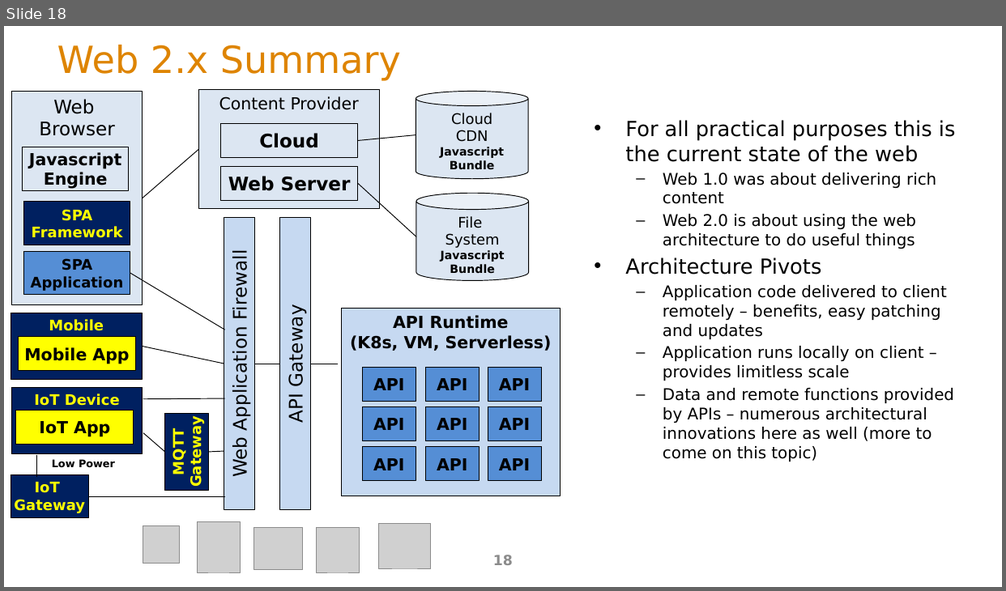
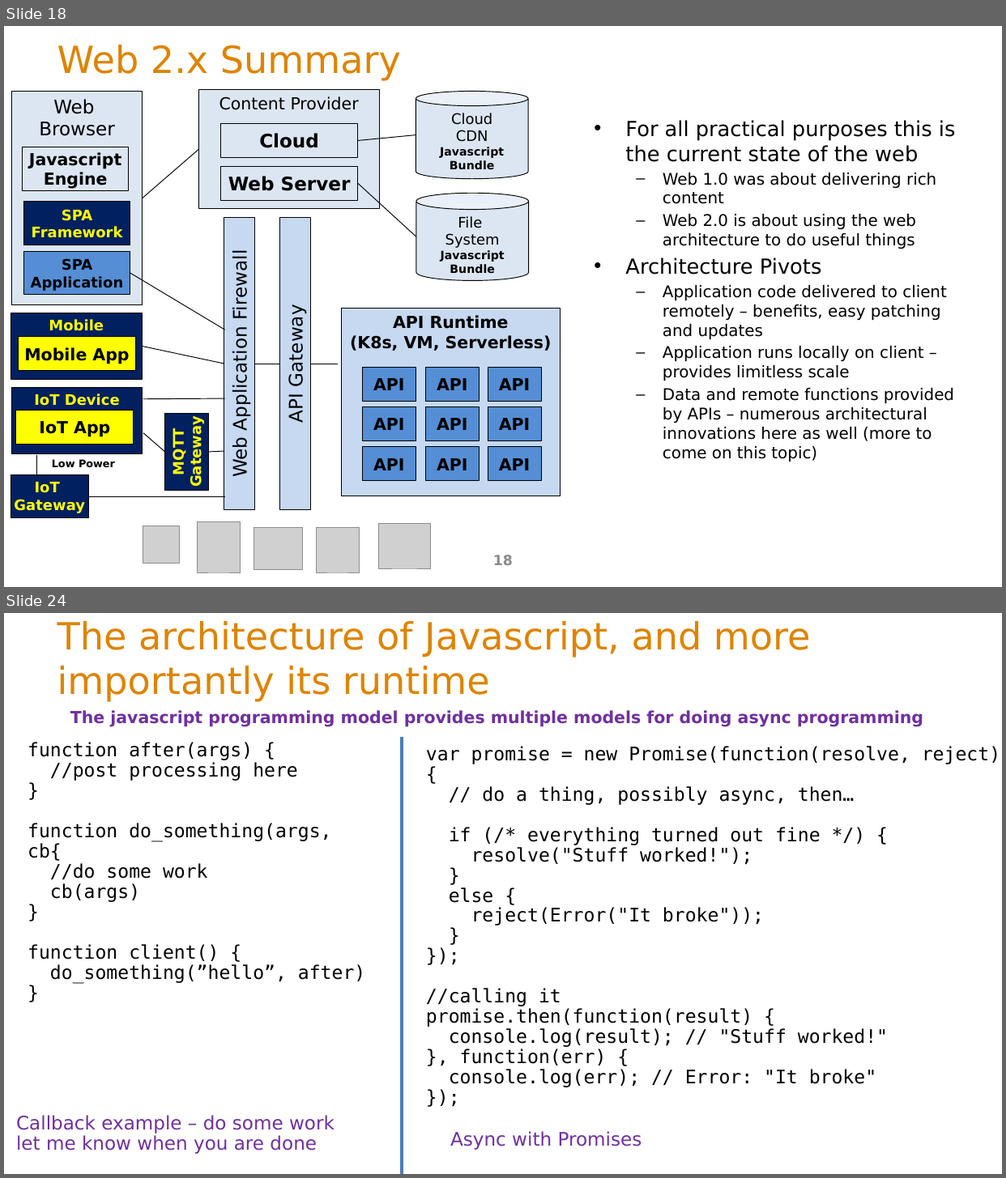
Before and after one commit to ArchitectingSoftware/SE577-SoftwareArchitecture, a slide deck: lectures/m5WebAndApiArchitecture.pptx. Shown one above the other, each under a label of ours: slide 18 before the commit, slides 18 and 24 after it; the slides between them are not shown. The pictures are 1006x591 and 1006x1178 pixels, drawn with LibreOffice and Linux fonts; fonts in the diff are those of the drawing; grey boxes stand for pictures. Boxes give left, top, right and bottom in pixels: in the first picture for what was removed or moved away, otherwise in the second. Text is boxed around its words. In the diff, an @@ line names an element or a change of style, - is before the commit and + after.

```diff
--- a/lectures/m5WebAndApiArchitecture.pptx
+++ b/lectures/m5WebAndApiArchitecture.pptx
@@ slide 24 added at box(4, 613, 1002, 1174), background #FFFFFF @@
@@ title added at box(57, 621, 811, 702), 36 pt, text #DE8400 @@
+The architecture of Javascript, and more importantly its runtime
@@ text added at box(70, 710, 923, 727), 16 pt, text #7030A0, bold @@
+The javascript programming model provides multiple models for doing async programming
@@ text added at box(27, 742, 365, 984), 18 pt, text #000000 @@
+function after(args) {
+//post processing here
+}
+function do_something(args, cb{
+//do some work
+cb(args)
+}
+function client() {
+do_something(”hello”, after)
+}
@@ line added from (403, 737) to (403, 1174), #4B7EBC 3 pt @@
@@ text added at box(426, 746, 1000, 1088), 18 pt, text #000000 @@
+var promise = new Promise(function(resolve, reject) {
+// do a thing, possibly async, then…
+if (/* everything turned out fine */) {
+resolve("Stuff worked!");
+}
+else {
+reject(Error("It broke"));
+}
+});
+//calling it
+promise.then(function(result) {
+console.log(result); // "Stuff worked!"
+}, function(err) {
+console.log(err); // Error: "It broke"
+});
@@ text added at box(16, 1115, 334, 1154), 18 pt, text #7030A0 @@
+Callback example – do some work
+let me know when you are done
@@ text added at box(450, 1131, 642, 1150), 18 pt, text #7030A0 @@
+Async with Promises
```
Also in this commit, not shown: 8 other slides added, 4 other files.
